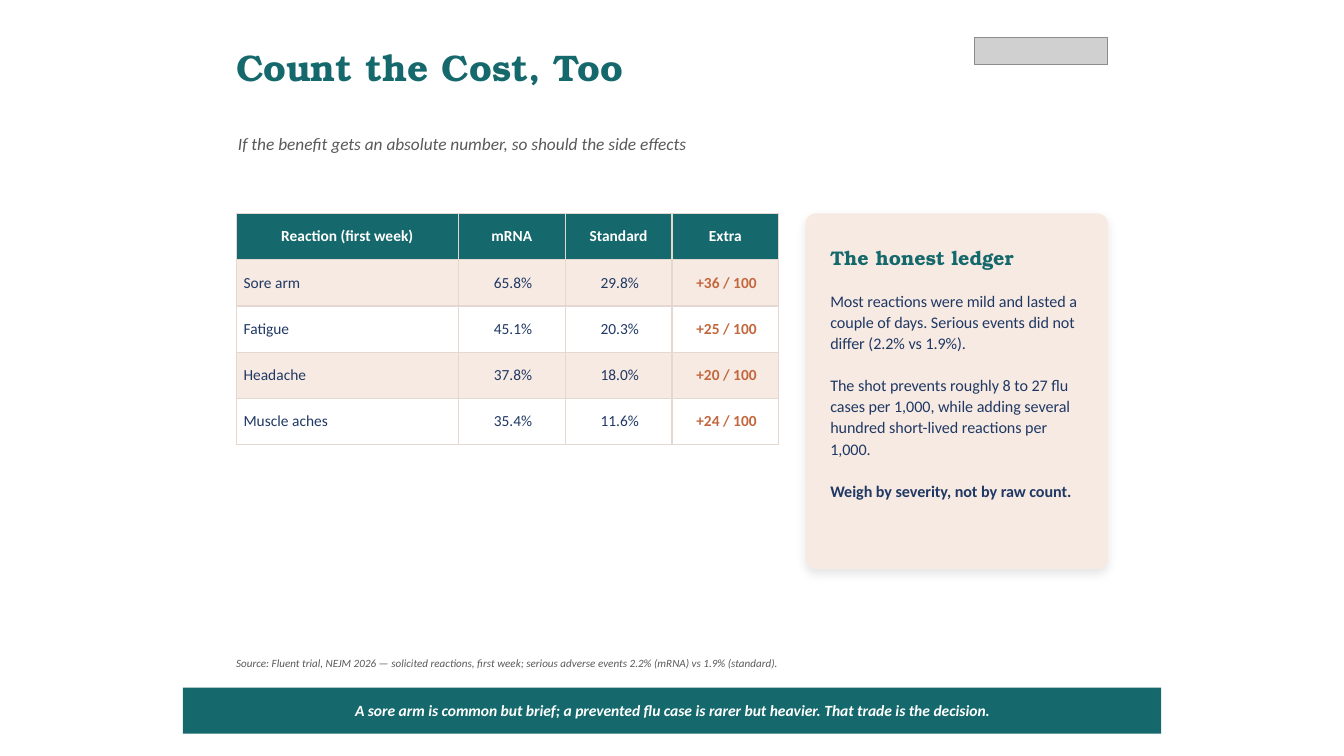
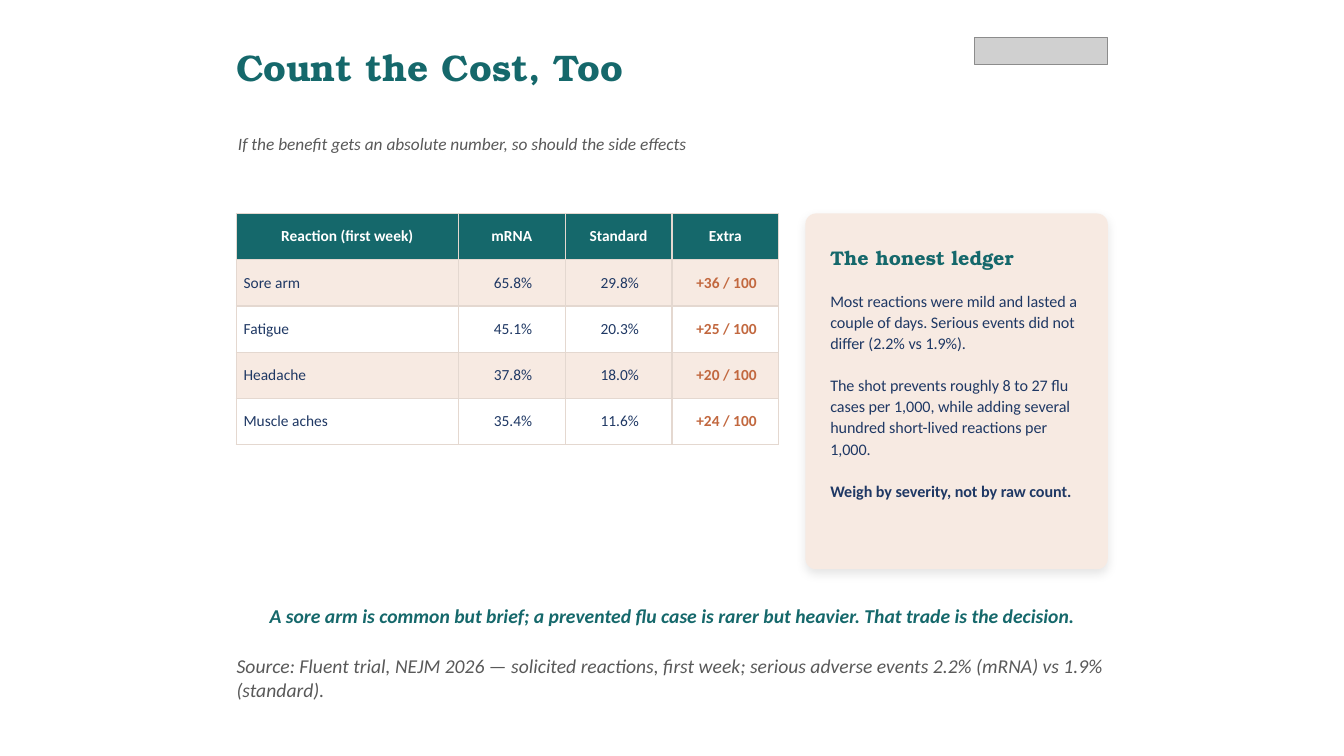
Before and after one commit to murraygmail/healthy-skepticism, a slide deck: slide 27 of materials/Day1.pptx (slide 28 before the commit). Drawn at 1344x756 pixels with LibreOffice and Linux fonts; fonts in the diff are those of the drawing; grey boxes stand for pictures. Boxes give left, top, right and bottom in pixels: in the first picture for what was removed or moved away, otherwise in the second. Text is boxed around its words. In the diff, an @@ line names an element or a change of style, - is before the commit and + after.

```diff
--- a/materials/Day1.pptx
+++ b/materials/Day1.pptx
@@ text "A sore arm is common ...": place and size @@
-text "A sore arm is common ..." at [355,705,990,719]
+text "A sore arm is common ..." at [270,609,1074,626]
@@ text "A sore arm is common ..." at [270,609,1074,626]: size 11 to 14 pt, text colour #FFFFFF to #15686B @@
@@ text "Source: Fluent trial, NEJM 2026 ..." at [237,659,1102,700]: size 7.9 to 14 pt @@
@@ rectangle removed at [182,688,1162,734] @@
```
Also in this commit, not shown: 10 other slides changed, 1 slide removed, 7 other files.
